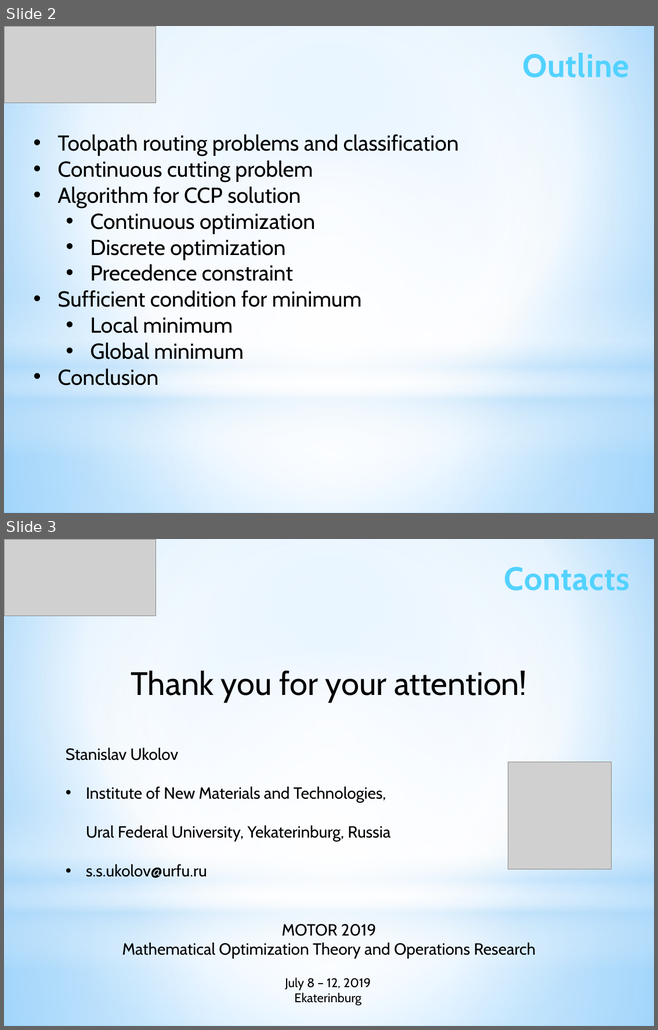
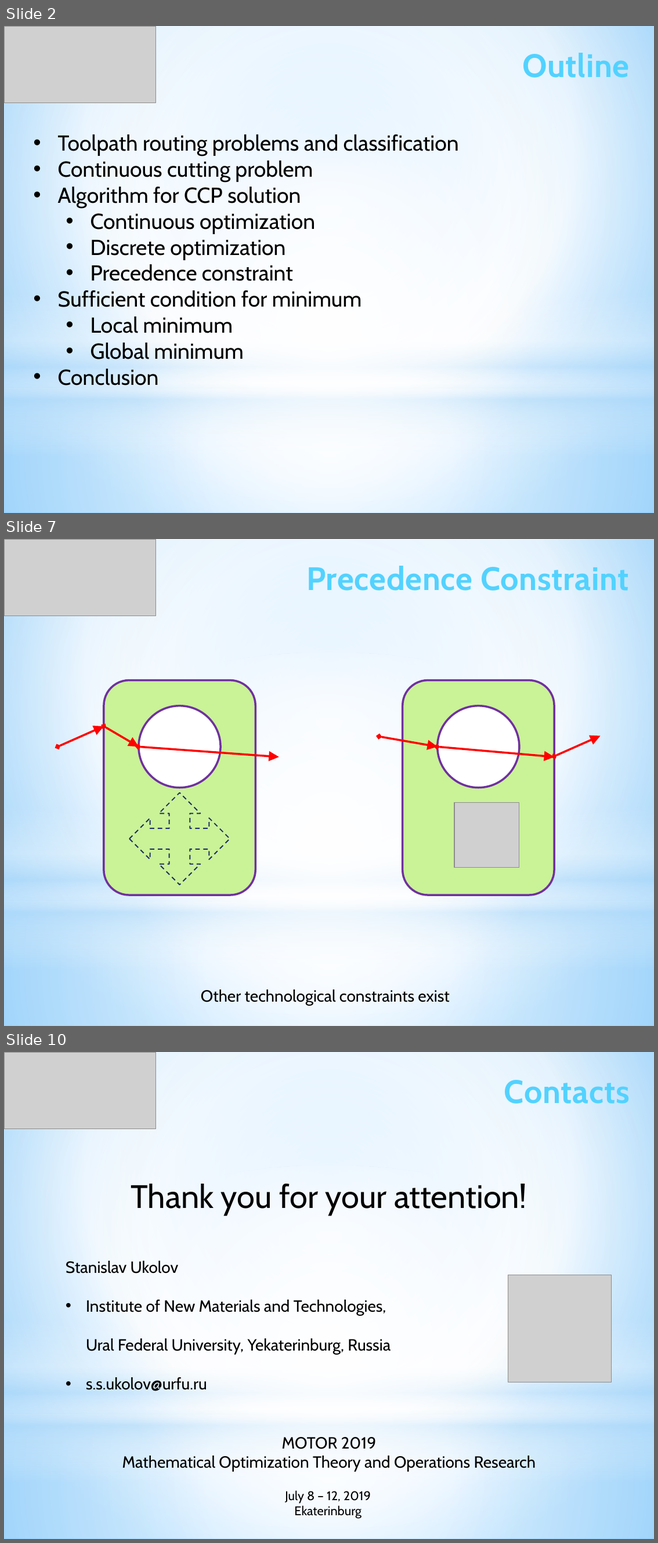
Before and after one commit to ukoloff/LaTeX, a slide deck: motor2019/pptx/Report.pptx. Shown one above the other, each under a label of ours: slides 2 and 3 before the commit, slides 2, 7 and 10 after it; the slides between them are not shown. The pictures are 658x1030 and 658x1543 pixels, drawn with LibreOffice and Linux fonts; fonts in the diff are those of the drawing; grey boxes stand for pictures. Boxes give left, top, right and bottom in pixels: in the first picture for what was removed or moved away, otherwise in the second. Text is boxed around its words. In the diff, an @@ line names an element or a change of style, - is before the commit and + after.

```diff
--- a/motor2019/pptx/Report.pptx
+++ b/motor2019/pptx/Report.pptx
@@ slide 7 added at bbox=[4, 539, 654, 1026], background gradient #9ED5FF to #FFFFFF to #5BB9FF; not listed: 4 template elements that a slide beside it also shows @@
@@ picture added at bbox=[4, 539, 155, 616] @@
@@ text added at bbox=[306, 566, 628, 591], 36 pt, text gradient #52D2FF to #20A0CE, bold @@
+Precedence Constraint
@@ rounded rectangle added at bbox=[104, 681, 255, 896], fill #CAF297, outline #7030A0 2.25 pt @@
@@ rounded rectangle added at bbox=[402, 681, 554, 896], fill #CAF297, outline #7030A0 2.25 pt @@
@@ ellipse added at bbox=[139, 706, 220, 788], fill #FFFFFF, outline #7030A0 2.25 pt @@
@@ ellipse added at bbox=[437, 706, 519, 788], fill #FFFFFF, outline #7030A0 2.25 pt @@
@@ double arrow added from (58, 747) to (104, 726), #FF0000 2.25 pt @@
@@ double arrow added from (104, 726) to (139, 747), #FF0000 2.25 pt @@
@@ double arrow added from (138, 747) to (279, 757), #FF0000 2.25 pt @@
@@ double arrow added from (379, 736) to (437, 747), #FF0000 2.25 pt @@
@@ double arrow added from (437, 747) to (554, 757), #FF0000 2.25 pt @@
@@ double arrow added from (554, 756) to (600, 736), #FF0000 2.25 pt @@
@@ quad arrow added at bbox=[129, 793, 230, 885], outline #1F2E69 1.25 pt dashed @@
@@ picture added at bbox=[454, 803, 519, 868] @@
@@ text added at bbox=[201, 990, 449, 1005], 18 pt, text #000000 @@
+Other technological constraints exist
@@ what was slide 3 is now slide 10 @@
```
Also in this commit, not shown: 6 other slides added.
